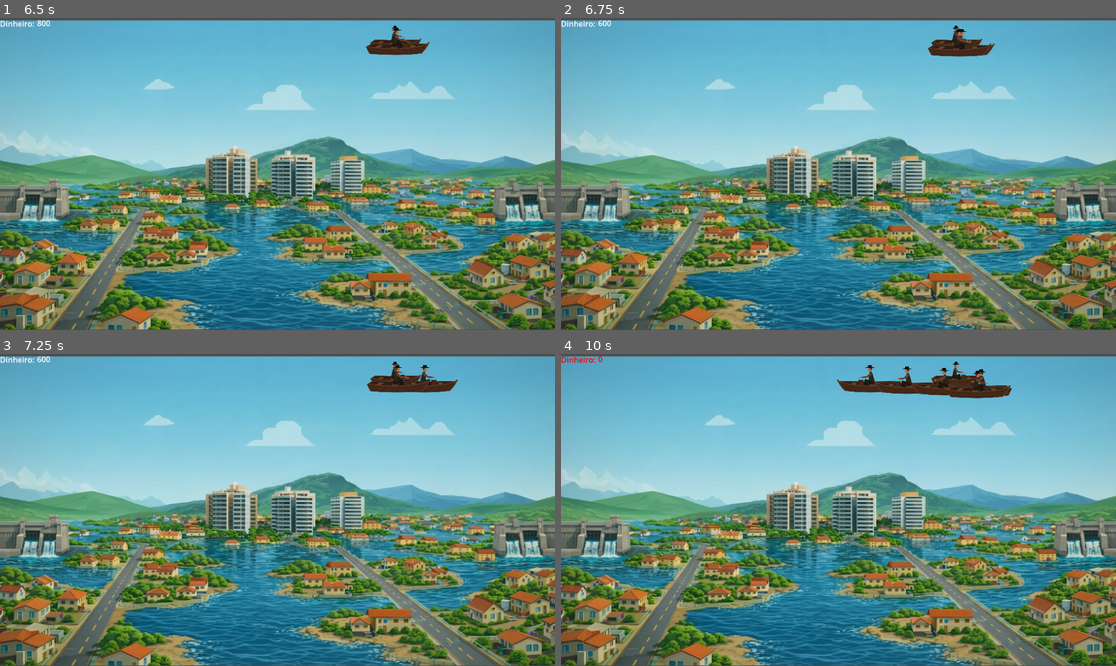
Above: before the commit, frames 1-4 (two rows, left to right).
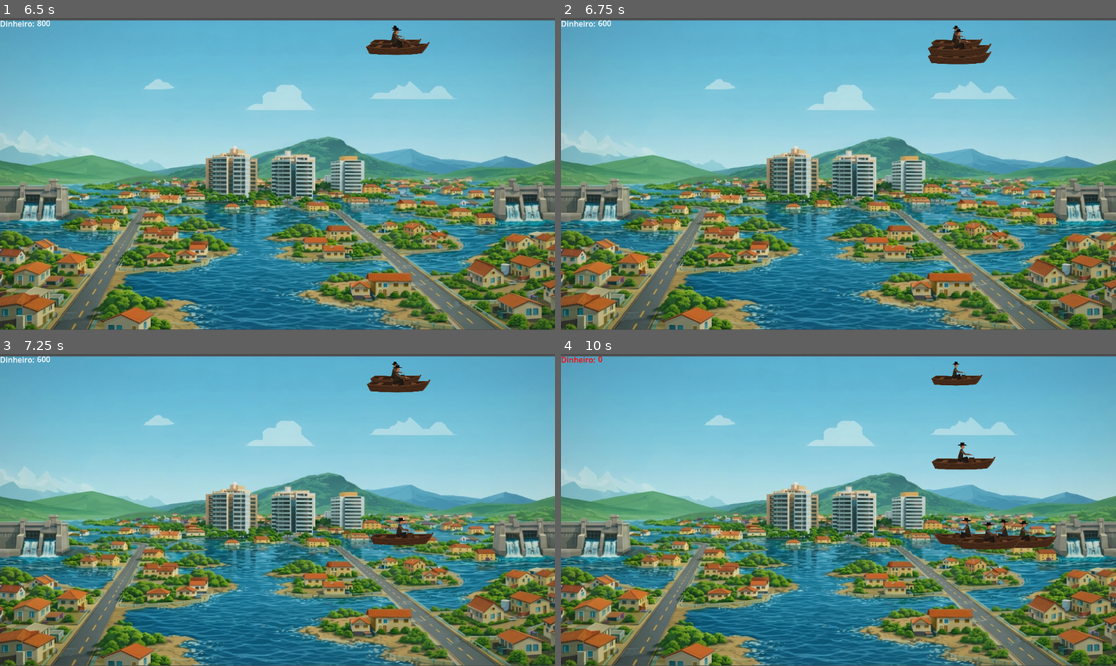
Above: after the commit, the same moments.

Repository: CompanhiaPJ/DrainMaster
Game: Godot game, scene res://telainicial.tscn
The game is run twice, just before and just after one commit, with the same random seed, the same clock (stepped at 60 frames per second) and the same inputs.
Inputs (mouse positions are in pixels of both pictures, inside the frame that each line leads up to):
- Up to frame 1 (6.5 s): click "Jogar" at 0.5 s; tap Enter at 1.25, 2.75, 4.25 s; move the mouse to (399, 158) at 1.27 s; click (399, 158) at 1.42 s; tap Space at 2, 3.5, 5 s; move the mouse to (166, 189) at 2.02 s; click (166, 189) at 2.17 s; move the mouse to (333, 105) at 2.77 s; click (333, 105) at 2.92 s; move the mouse to (249, 236) at 3.52 s; click (249, 236) at 3.67 s; move the mouse to (444, 220) at 4.27 s; click (444, 220) at 4.42 s; move the mouse to (111, 127) at 5.02 s; click (111, 127) at 5.17 s; move the mouse to (394, 36) at 5.77 s; click (394, 36) at 5.92 s
- Up to frame 2 (6.75 s): move the mouse to (960, 36) at 6.52 s; click (960, 36) at 6.67 s
- Up to frame 3 (7.25 s): no input
- Up to frame 4 (10 s): move the mouse to (960, 375) at 7.27 s; click (960, 375) at 7.42 s; move the mouse to (960, 375) at 8.02 s; click (960, 375) at 8.17 s; move the mouse to (960, 378) at 8.77 s; click (960, 378) at 8.92 s; move the mouse to (960, 378) at 9.52 s; click (960, 378) at 9.67 s

Frame 1 is identical in both runs. In frame 2, 0.3% of the frame differs, in the area x 66-79%, y 3-15%; in frame 3, 0.7%; in frame 4, 2.9%, in the area x 49-90%, y 3-63%.

Commit message:
quedadobarco

Diff:
--- a/areabarco.gd
+++ b/areabarco.gd
@@ -1,7 +1,9 @@
 extends Area2D
 
 @onready var barco = get_parent()
+@onready var node2d = $"../.."
 
 func _input_event(viewport, event, shape_idx):
 	if event is InputEventMouseButton and event.pressed:
 		barco.seguindo_mouse = false
+		node2d.solto()
--- a/barco.tscn
+++ b/barco.tscn
@@ -23,3 +23,10 @@
 [node name="CollisionShape2D" type="CollisionShape2D" parent="Barco/Area2D" unique_id=57481646]
 position = Vector2(12.230896, 20.837006)
 shape = SubResource("RectangleShape2D_bxh6c")
+
+[node name="Timer" type="Timer" parent="." unique_id=222872704]
+wait_time = 10.0
+autostart = true
+
+[connection signal="area_entered" from="Barco/Area2D" to="." method="_on_area_2d_area_entered"]
+[connection signal="timeout" from="Timer" to="." method="_on_timer_timeout"]
--- a/barcos.gd
+++ b/barcos.gd
@@ -1,22 +1,46 @@
 extends Node2D
 
 @onready var sprite = $Barco
+@onready var dinheiro = get_node("/root/Node2D/Label2")
+
+var valorganho = 50
+var dentro = false
+var soltou = false
 
 var speed = 100
-var direction = 1
+var speedy = 200
+var direction = 1  # X
+
 var limite = 150
 var inicio_x
+
+func solto():
+	soltou = true
 
 func andar():
 	inicio_x = position.x
 
 func _process(delta):
-	position.x += direction * speed * delta
+	if soltou == true:
+		if dentro == false:
+			position.y += speedy * delta
+			speedy = speedy + 30
+		else:
+			position.x += direction * speed * delta
 
-	if position.x > inicio_x + limite:
-		direction = -1
-		sprite.flip_h = true
+			if position.x > inicio_x + limite:
+				direction = -1
+				sprite.flip_h = true
 
-	elif position.x < inicio_x - limite:
-		direction = 1
-		sprite.flip_h = false
+			elif position.x < inicio_x - limite:
+				direction = 1
+				sprite.flip_h = false
+
+
+func _on_timer_timeout() -> void:
+	dinheiro.ganhar(valorganho)
+
+
+func _on_area_2d_area_entered(area: Area2D) -> void:
+	if area.name == "mar":
+		dentro = true
--- a/jogo.tscn
+++ b/jogo.tscn
@@ -8,23 +8,13 @@
 [ext_resource type="Script" uid="uid://cfih4r2mont11" path="res://label.gd" id="5_45nkh"]
 [ext_resource type="AudioStream" uid="uid://c10gyelnn4ngf" path="res://audios/[Efeito Sonoro] Dinheiro - Efeitos Sonoros Produções (youtube).mp3" id="5_ysdx3"]
 [ext_resource type="AudioStream" uid="uid://d34371wcsjc85" path="res://audios/error-notification.mp3" id="6_ysdx3"]
-
-[sub_resource type="GDScript" id="GDScript_ysdx3"]
-script/source = "extends Sprite2D
-
-
-# Called when the node enters the scene tree for the first time.
-func _ready() -> void:
-	pass # Replace with function body.
-
-
-# Called every frame. 'delta' is the elapsed time since the previous frame.
-func _process(delta: float) -> void:
-	pass
-"
+[ext_resource type="AudioStream" uid="uid://cndtgmwv3vgum" path="res://audios/dinheiro-caindo-na-conta.mp3" id="9_t8pok"]
 
 [sub_resource type="RectangleShape2D" id="RectangleShape2D_yq54j"]
 size = Vector2(838.5596, 390.85712)
+
+[sub_resource type="RectangleShape2D" id="RectangleShape2D_t8pok"]
+size = Vector2(1183, 11)
 
 [node name="Node2D" type="Node2D" unique_id=952352408]
 script = ExtResource("1_qn35j")
@@ -38,7 +28,6 @@
 position = Vector2(819, 32)
 scale = Vector2(0.13117732, 0.14583334)
 texture = ExtResource("1_kxg5b")
-script = SubResource("GDScript_ysdx3")
 
 [node name="Area2D" type="Area2D" parent="barcoparado" unique_id=1239575326]
 script = ExtResource("3_yq54j")
@@ -66,3 +55,12 @@
 offset_bottom = 22.0
 text = "1000"
 script = ExtResource("5_8c340")
+
+[node name="AudioStreamPlayer2D" type="AudioStreamPlayer2D" parent="Label2" unique_id=605613039]
+stream = ExtResource("9_t8pok")
+
+[node name="mar" type="Area2D" parent="." unique_id=1171768984]
+
+[node name="CollisionShape2D" type="CollisionShape2D" parent="mar" unique_id=1640941803]
+position = Vector2(592, 389)
+shape = SubResource("RectangleShape2D_t8pok")
--- a/label_2.gd
+++ b/label_2.gd
@@ -1,5 +1,5 @@
 extends Label
-
+@onready var som = $AudioStreamPlayer2D
 @onready var area = $"../barcoparado/Area2D"
 
 func verifi():
@@ -16,3 +16,16 @@
 	modulate = Color(1, 0, 0)
 	await get_tree().create_timer(0.5).timeout
 	modulate = Color(1, 1, 1)
+
+func corganha():
+	modulate = Color(0, 1, 0)
+	await get_tree().create_timer(0.5).timeout
+	modulate = Color(1, 1, 1)
+
+func ganhar(ganha):
+	som.play()
+	await get_tree().create_timer(0.5).timeout
+	var valor = int(text)
+	valor = valor + ganha
+	corganha()
+	text = str(valor)
Not shown, added: audios/dinheiro-caindo-na-conta.mp3.import
Not shown, added: audios/dinheiro-caindo-na-conta.mp3
